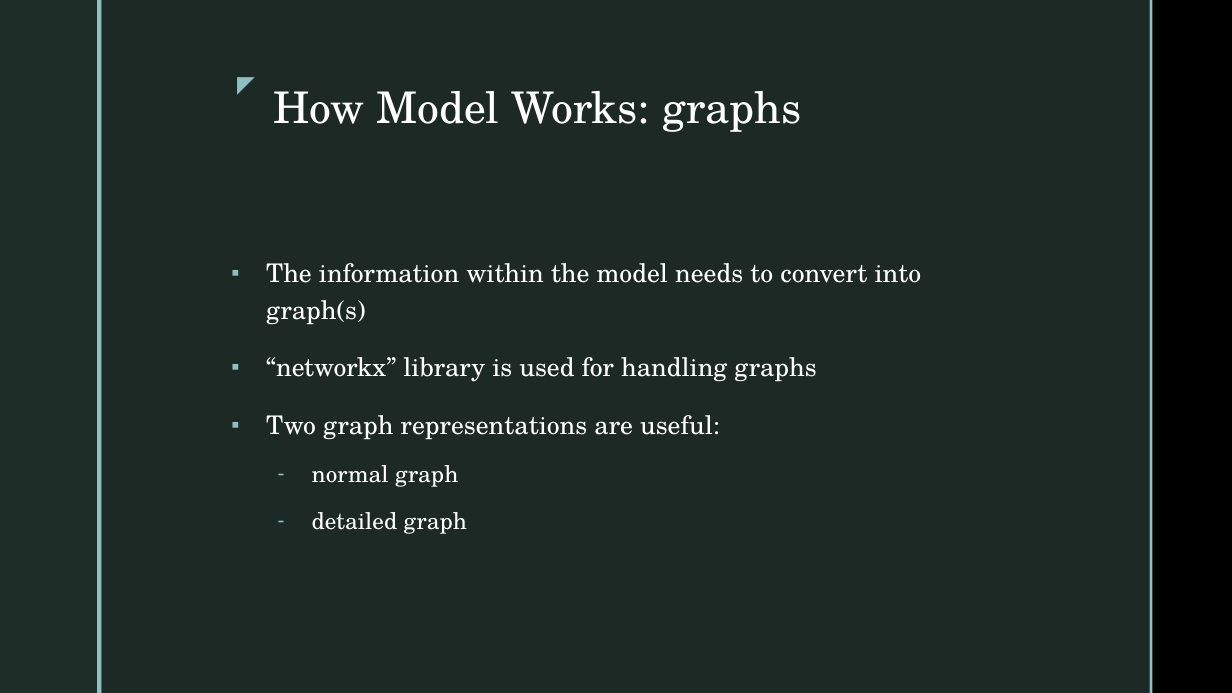
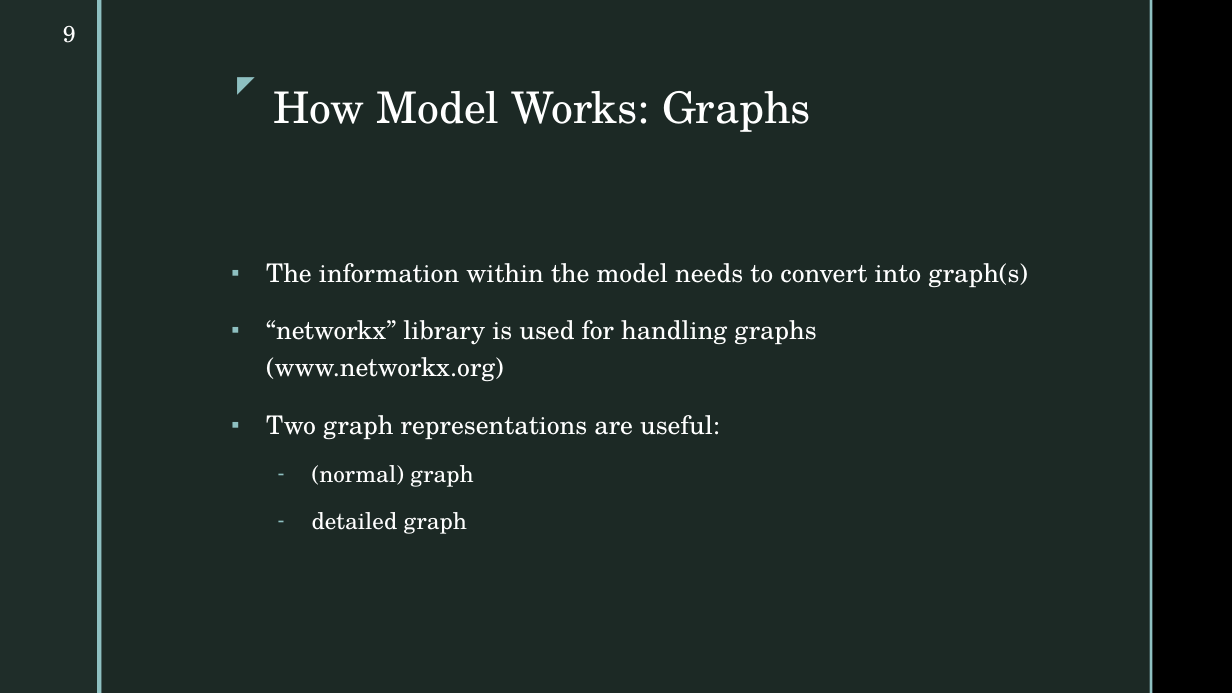
Before and after one commit to cmudrc/pied-piper, a slide deck: slide 9 of Other/Presentation/Presentation 01.pptx. Drawn at 1232x693 pixels with LibreOffice and Linux fonts; fonts in the diff are those of the drawing; background and template pictures are left out. Boxes give left, top, right and bottom in pixels: in the first picture for what was removed or moved away, otherwise in the second. Text is boxed around its words. In the diff, an @@ line names an element or a change of style, - is before the commit and + after.

```diff
--- a/Other/Presentation/Presentation 01.pptx
+++ b/Other/Presentation/Presentation 01.pptx
@@ page number added at <box>63,25,76,43</box>, 18 pt, text #FFFFFF @@
+9
@@ title at <box>273,91,811,132</box>: text changed @@
-How Model Works: graphs
+How Model Works: Graphs
@@ text at <box>266,320,816,382</box>: text changed @@
-▪ “networkx” library is used for handling graphs
+▪ “networkx” library is used for handling graphs (www.networkx.org)
@@ text at <box>312,465,473,487</box>: text changed @@
-  – normal graph
+  – (normal) graph
```
Also in this commit, not shown: 9 other slides changed, 8 slides added, 5 other files.
